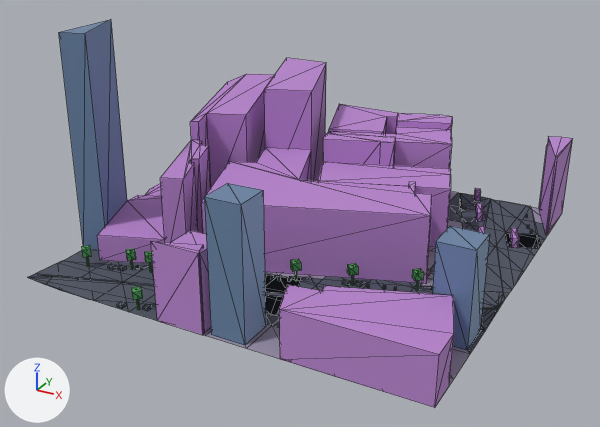
A saved change to the glTF model public/maps/melbourne/chunks/2_-18.glb.
Rendered twice from a 50 mm lens placed at (399.7, 1902.4, 110.8), pointed at (293.0, 2096.5, 13.7). Arrows for +X, +Y and +Z are at lower left; the lights stay in place. The first picture is the older version. Mesh edges are drawn as thin lines. Where no turn or scale is listed for an object, it has been applied to the vertices. Vertices at exactly the same position are counted once.

In view in the first picture: 'compiled-chunk'.
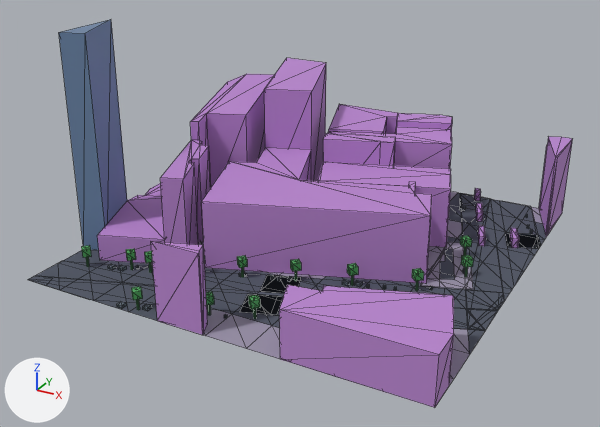
Where the change shows, as pixel boxes (x1, y1, x2, y2) in the pictures (600 x 427 px; the box of a moved part takes in the faces that stretch with it):
'compiled-chunk', reshaped: before (27, 20, 573, 408); after (28, 20, 573, 408)
part 1 of me_mesh_0, deleted (purple): before (171, 230, 211, 332)
part 2 of me_mesh_0, deleted (blue): before (432, 226, 490, 350)
part 3 of me_mesh_0, deleted (blue): before (204, 183, 266, 345)
part 4 of me_mesh_0, moved or reshaped: before (27, 261, 156, 305); after (28, 261, 156, 305)

The change in detail:
me_mesh_0 is used by ob_compiled_chunk; location (293.6, 2106.4, 32.8).
Verts and faces of me_mesh_0; kept vertices keep their numbers, new ones are numbered from 1137.
Before the commit, vertices of me_mesh_0: 85 (-59.6, -60.4, -31.6) at pixel (27, 277), 86 (-54.4, -56.1, -32.1) at pixel (52, 277), 87 (-59.6, -60.4, -31.6) at pixel (27, 277), 88 (-52.8, -60.4, -32.1) at pixel (45, 284), 89 (-59.6, -58.0, -31.8) at pixel (33, 274).
Before the commit, vertices of me_mesh_0: 92 (-59.6, -57.4, -31.8) at pixel (35, 273), 105 (-59.6, -58.0, -31.8) at pixel (33, 274).
me_mesh_0 had 1137 vertices, 1687 faces and spanned x -60.4..60.4, y -60.4..60.4, z -32.5..32.5.
me_mesh_0 now has 1113 vertices, 1651 faces and spans x -60.4..60.4, y -60.4..60.4, z -32.5..32.5.
me_mesh_0 part 1: the loose piece of 8 vertices spanning x -10.5..-0.7, y -59.3..-49.4, z -32.5..-10.6 is deleted.
me_mesh_0 part 2: the loose piece of 8 vertices spanning x 49.5..59.3, y -35.3..-25.4, z -32.5..-5.7 is deleted.
me_mesh_0 part 3: the loose piece of 8 vertices spanning x 1.5..11.3, y -59.3..-49.4, z -32.5..4.6 is deleted.
Part 4, on me_mesh_0:
Vertices deleted: 88, 89 (with the faces that use them).
Vertex 85 moves to (-59.6, -60.4, -32.3), pixel (27, 279).
Vertex 87 moves to (-59.6, -60.4, -32.3), pixel (27, 279).
Vertex 92 moves to (-59.6, -57.4, -32.3), pixel (35, 275).
Vertex 105 moves to (-59.6, -58.0, -32.3), pixel (33, 276).
Vertex 86 moves to (-54.4, -56.1, -32.4), pixel (52, 278).
New vertex 1137 is at (-52.8, -60.4, -32.4), pixel (45, 285).
New vertex 1138 is at (-59.6, -58.0, -32.3), pixel (33, 276).
New faces: (86, 87, 1137), (86, 1138, 87) (mat_asphalt (greyish blue #4f5563)).
Other edits to the shape of me_mesh_0 do not show in these pictures.
